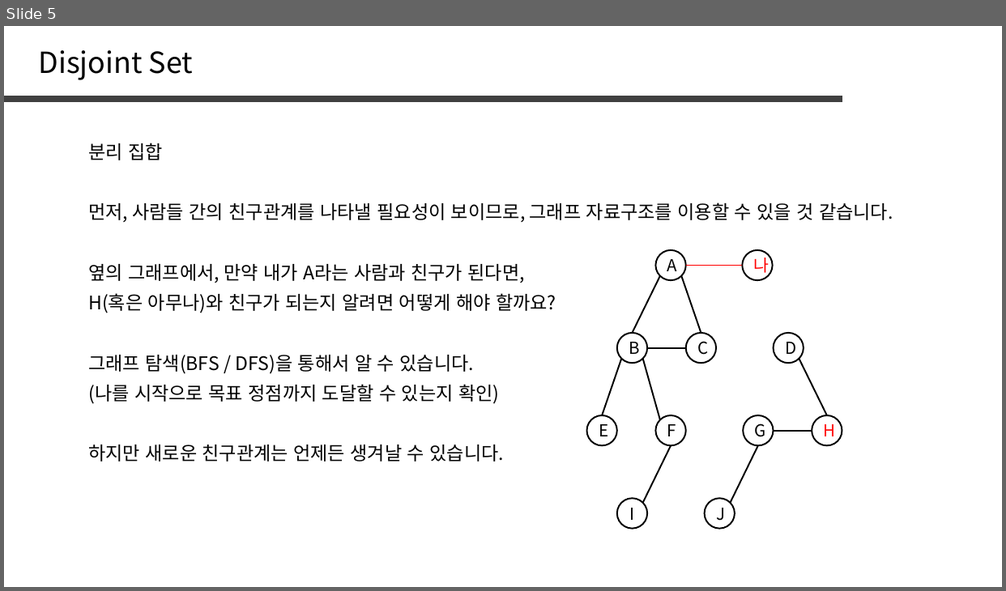
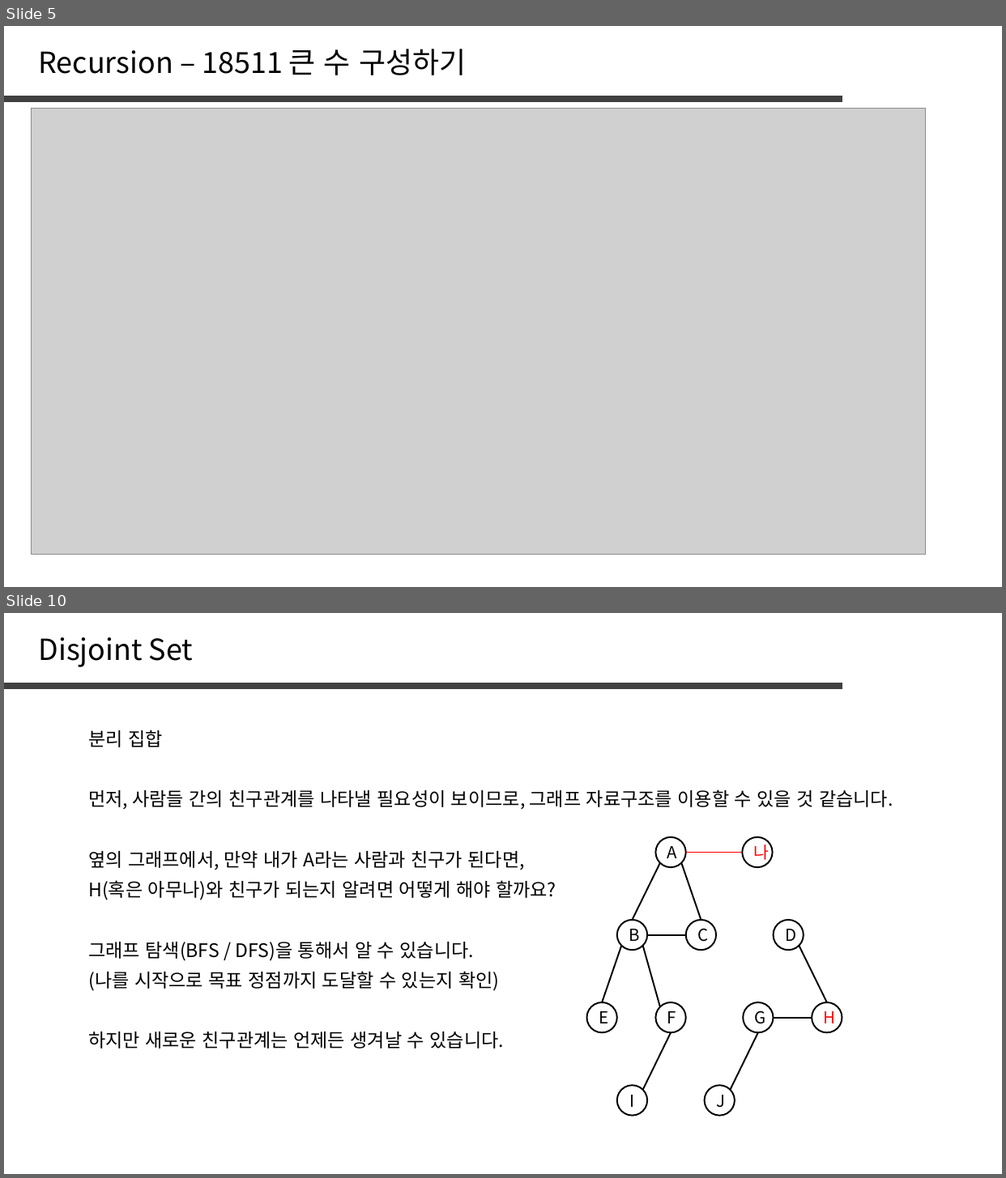
Before and after one commit to jaehoo1/PS-study, a slide deck: study/11_Recursion, Backtracking.pptx. Shown one above the other, each under a label of ours: slide 5 before the commit, slides 5 and 10 after it; the slides between them are not shown. The pictures are 1006x591 and 1006x1178 pixels, drawn with LibreOffice and Linux fonts; fonts in the diff are those of the drawing; grey boxes stand for pictures. Boxes give left, top, right and bottom in pixels: in the first picture for what was removed or moved away, otherwise in the second. Text is boxed around its words. In the diff, an @@ line names an element or a change of style, - is before the commit and + after.

```diff
--- a/study/11_Recursion, Backtracking.pptx
+++ b/study/11_Recursion, Backtracking.pptx
@@ slide 5 added at (4, 26, 1002, 587), background #FFFFFF @@
@@ text added at (39, 49, 466, 75), 28 pt, text #000000 @@
+Recursion – 18511 큰 수 구성하기
@@ line added from (4, 99) to (842, 99), #404040 6 pt @@
@@ picture added at (31, 109, 926, 555) @@
@@ what was slide 5 is now slide 10 @@
```
Also in this commit, not shown: 1 slide changed, 5 other slides added, 1 slide removed.
